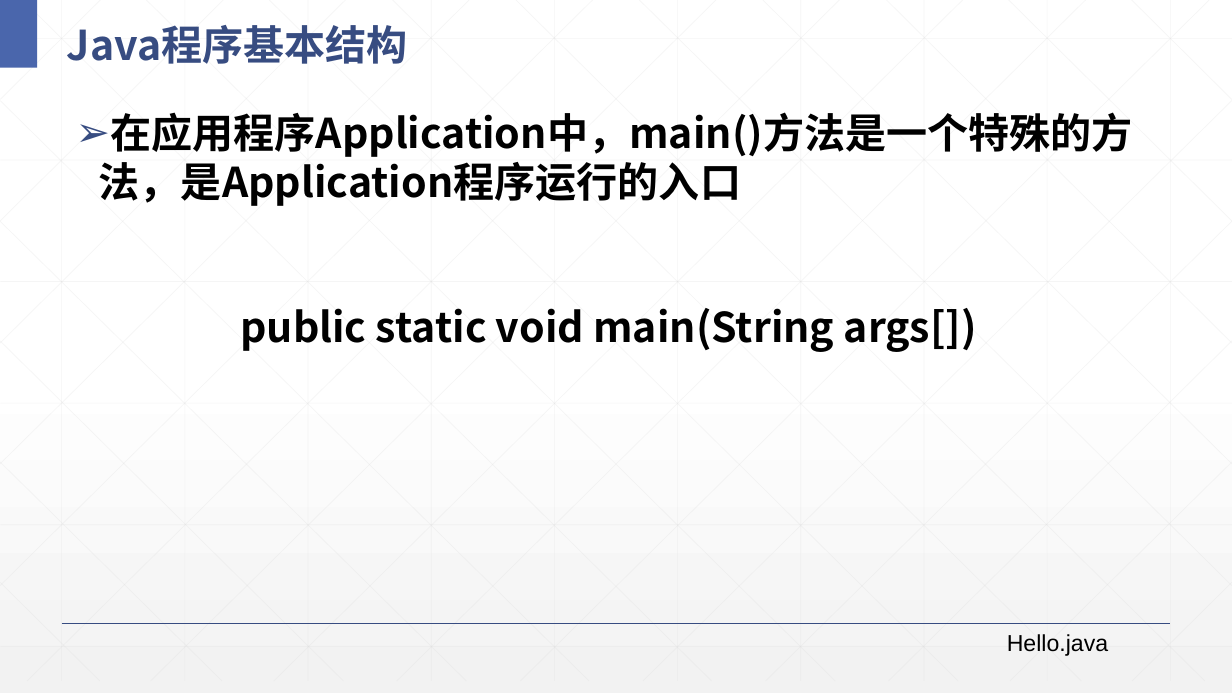
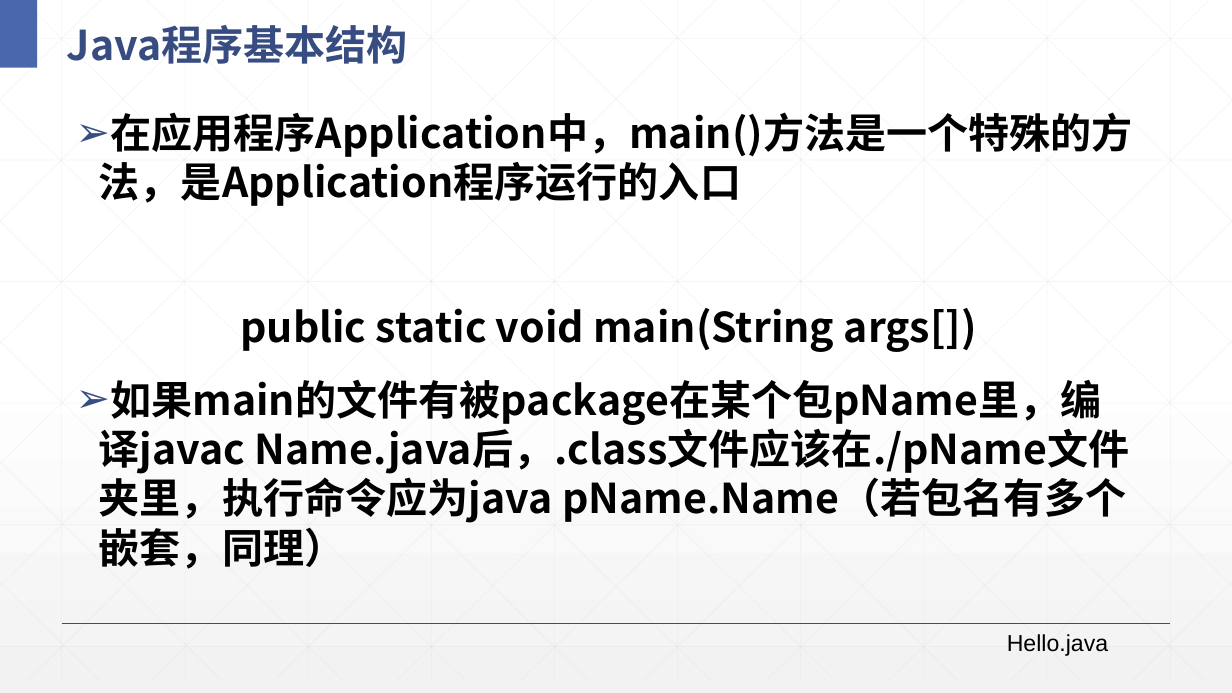
Before and after one commit to Panamera-Turbo/Java-program-term_3rd, a slide deck: slide 8 of PPT/J2-语言基础.pptx. Drawn at 1232x693 pixels with LibreOffice and Linux fonts; fonts in the diff are those of the drawing. Boxes give left, top, right and bottom in pixels: in the first picture for what was removed or moved away, otherwise in the second. Text is boxed around its words. In the diff, an @@ line names an element or a change of style, - is before the commit and + after.

```diff
--- a/PPT/J2-语言基础.pptx
+++ b/PPT/J2-语言基础.pptx
@@ text at bbox=[99, 380, 1130, 569]: paragraph added @@
+➢ 如果main的文件有被package在某个包pName里，编译javac Name.java后，.class文件应该在./pName文件夹里，执行命令应为java pName.Name（若包名有多个嵌套，同理）
```
Also in this commit, not shown: 2 other slides changed, 6 other files.
